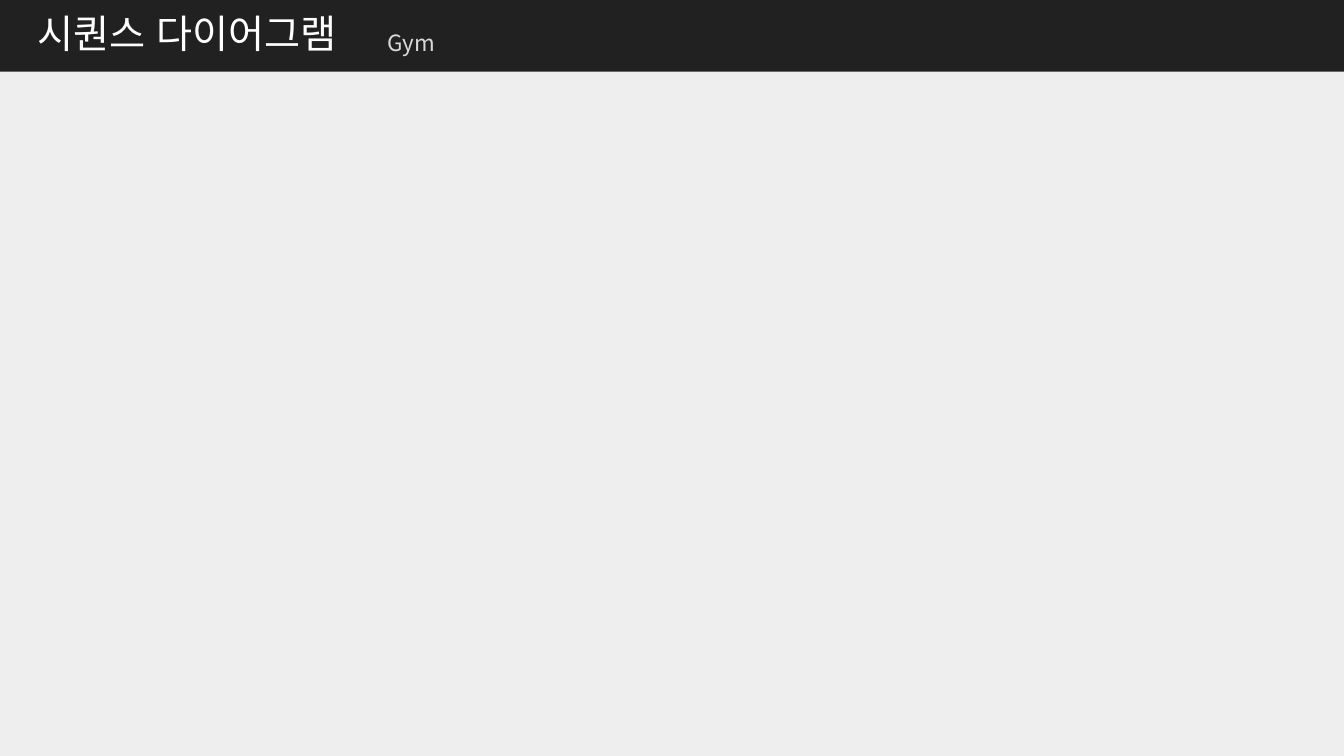
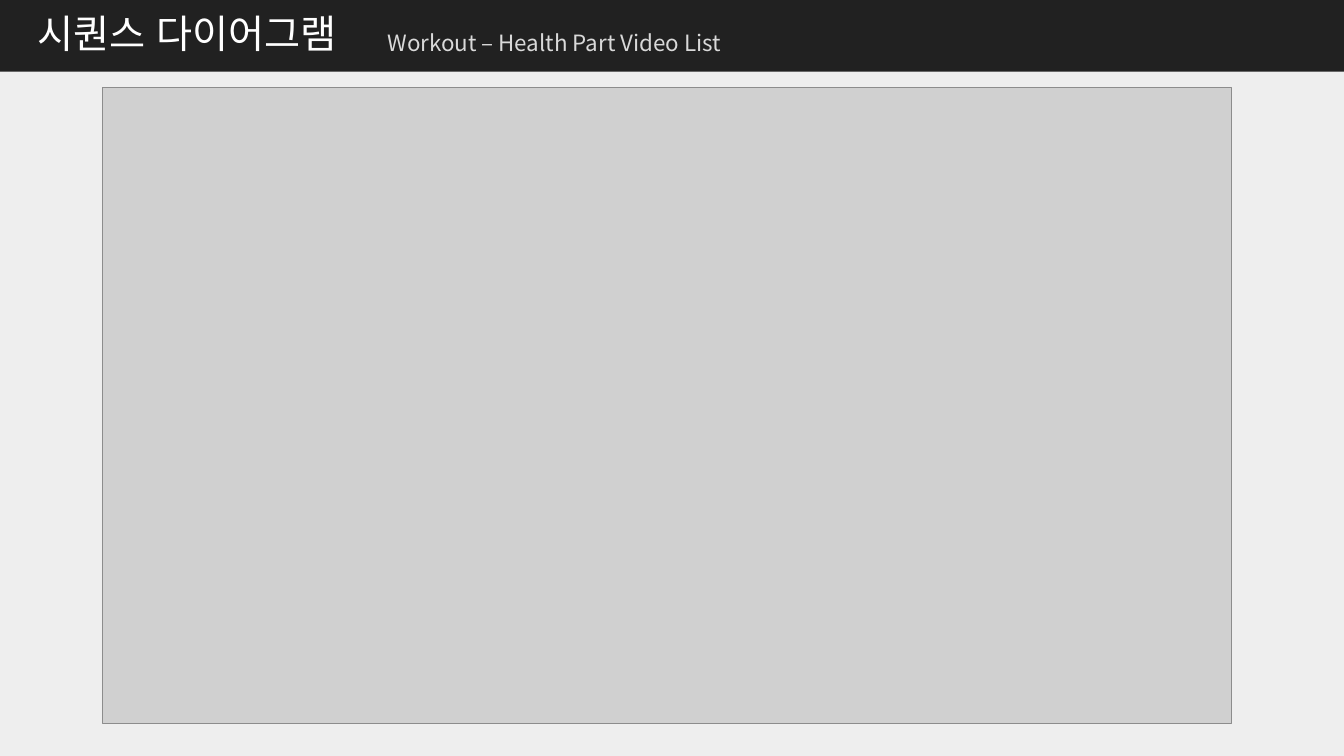
Before and after one commit to me0768/KHFinalProject, a slide deck: slide 35 of 보고서/클래스설계서_Final_Project.pptx (slide 26 before the commit). Drawn at 1344x756 pixels with LibreOffice and Linux fonts; fonts in the diff are those of the drawing; grey boxes stand for pictures. Boxes give left, top, right and bottom in pixels: in the first picture for what was removed or moved away, otherwise in the second. Text is boxed around its words. In the diff, an @@ line names an element or a change of style, - is before the commit and + after.

```diff
--- a/보고서/클래스설계서_Final_Project.pptx
+++ b/보고서/클래스설계서_Final_Project.pptx
@@ text at (388,33,721,52): text changed @@
-Gym
+Workout – Health Part Video List
@@ picture added at (103,88,1232,724) @@
```
Also in this commit, not shown: 14 other slides changed, 6 slides added, 16 other files.
